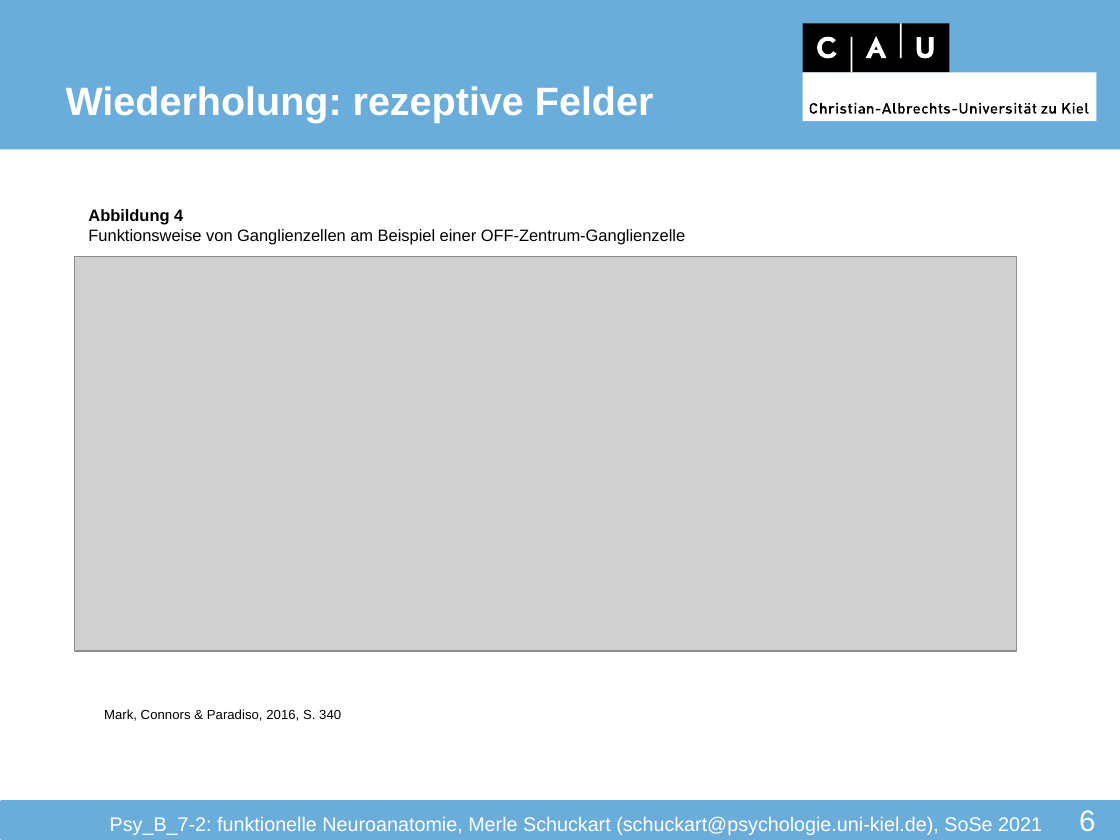
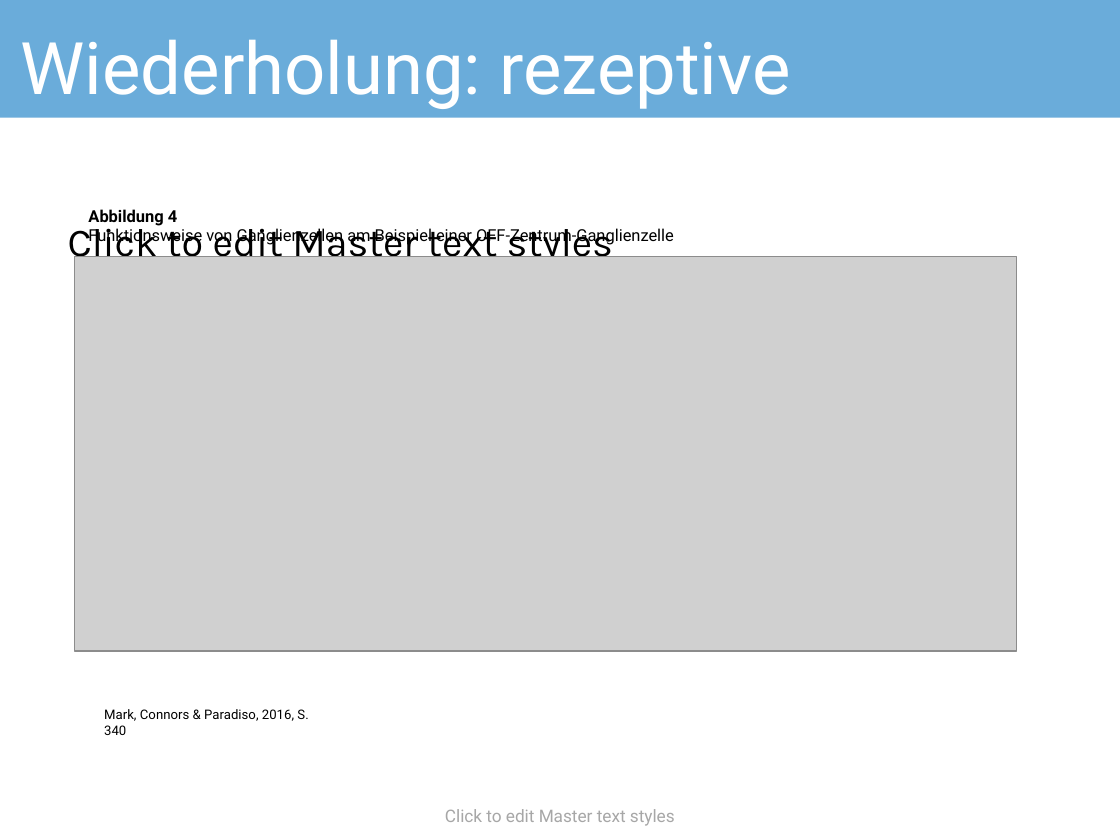
Before and after one commit to JuliusWelzel/teaching, a slide deck: slide 6 of seminars/funct_neuroanatomy_jw/Seminarfolien/FunNeuro_S03_Sehen_MS.pptx. Drawn at 1120x840 pixels with LibreOffice and Linux fonts; fonts in the diff are those of the drawing; grey boxes stand for pictures; background and template pictures are left out. Boxes give left, top, right and bottom in pixels: in the first picture for what was removed or moved away, otherwise in the second. Text is boxed around its words. In the diff, an @@ line names an element or a change of style, - is before the commit and + after.

Commit message:
[ADD] Neuro seminar S04 Sehen

```diff
--- a/seminars/funct_neuroanatomy_jw/Seminarfolien/FunNeuro_S03_Sehen_MS.pptx
+++ b/seminars/funct_neuroanatomy_jw/Seminarfolien/FunNeuro_S03_Sehen_MS.pptx
@@ rectangle: place and size @@
-rectangle at <box>0,0,1120,149</box>
+rectangle at <box>0,0,1120,117</box>
@@ title "Wiederholung: rezeptive Felder": place and size @@
-title "Wiederholung: rezeptive Felder" at <box>66,86,654,123</box>
+title "Wiederholung: rezeptive Felder" at <box>21,39,791,118</box>
@@ title "Wiederholung: rezeptive Felder" at <box>21,39,791,118</box>: size 24 to 44 pt, font Arial to Roboto, bold off; vertical alignment bottom to middle @@
@@ group removed at <box>803,24,1097,121</box>: 4 rectangles, 4 freeform shapes @@
@@ text "Abbildung 4" at <box>88,209,674,247</box>: font Arial to Roboto @@
@@ text added at <box>68,221,613,267</box>, 24 pt, text #000000 @@
+Click to edit Master text styles
+  Second level
+    Third level
+      Fourth level
+        Fifth level
@@ text "Mark, Connors & Paradiso, 2016, ..." at <box>104,709,308,735</box>: font Arial to Roboto @@
@@ rectangle removed at <box>2,803,1120,839</box> @@
@@ text added at <box>445,809,675,826</box>, 10.5 pt, text #A7A7A7 @@
+Click to edit Master text styles
@@ text removed at <box>110,816,1042,835</box> @@
-Psy_B_7-2: funktionelle Neuroanatomie, Merle Schuckart (schuckart@psychologie.uni-kiel.de), SoSe 2021
@@ page number removed at <box>1079,810,1095,831</box> @@
-6
```
Also in this commit, not shown: 21 other slides changed, 3 slides added, 1 slide removed, 4 other files.
